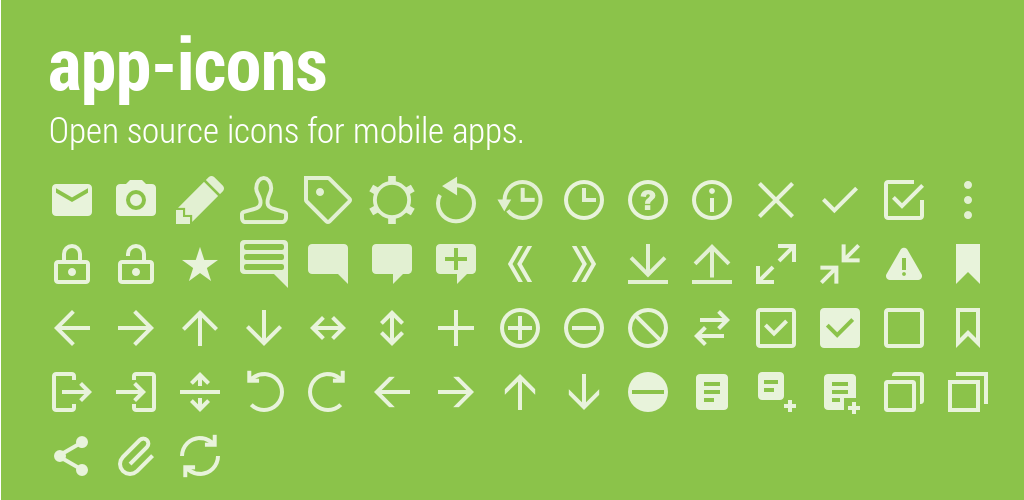
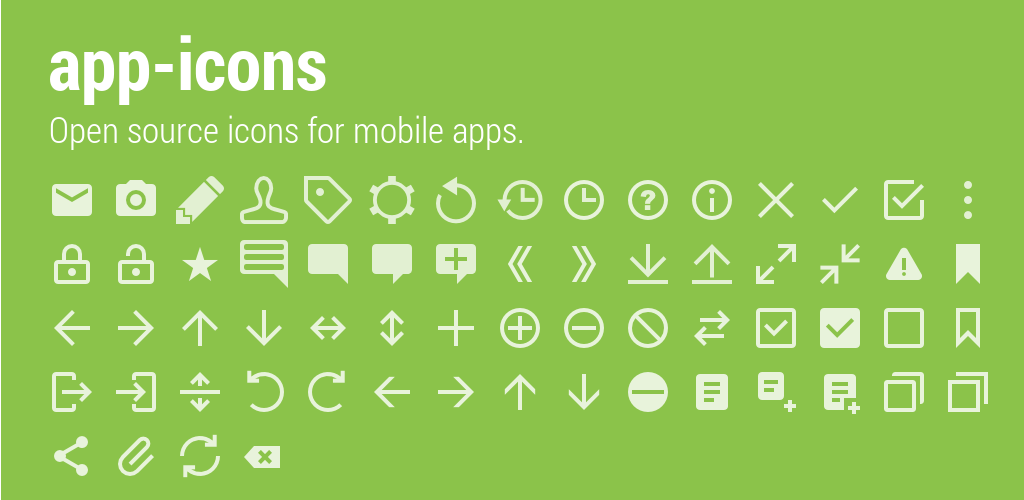
Revision of a layered 1024×500 image; what changed, layer by layer:
added layer "ic_action_delete.png" in group "icons" over (x1=244, y1=446, x2=280, y2=468)
